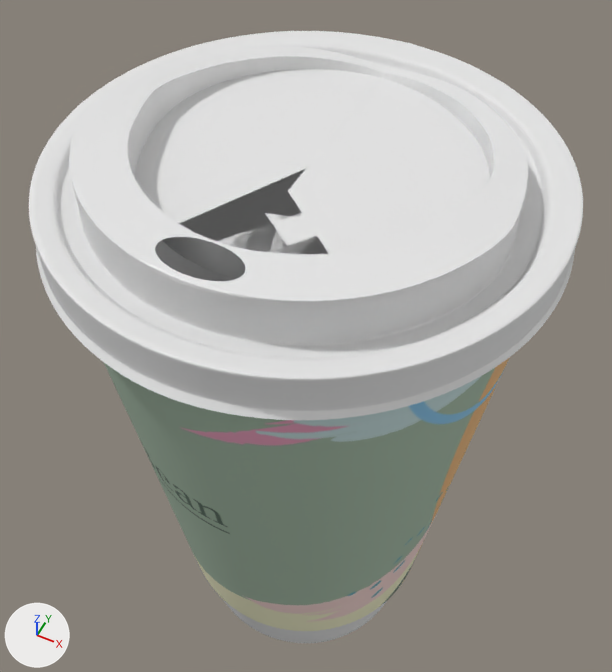
Before and after pictures for a commit that changed the glTF model threejs/DW/16oz/3d/scene.gltf.
The view is the same before and after, from a camera (50 mm lens) standing at (0.537, -1.072, 2.297) and looking at (-0.05, 0.101, 0.831). Lighting does not change. The marker at lower left points along +X, +Y and +Z. Where no turn or scale is listed for an object, it has been applied to the vertices.

Objects in the first picture: 'Circle', 'Lid'.
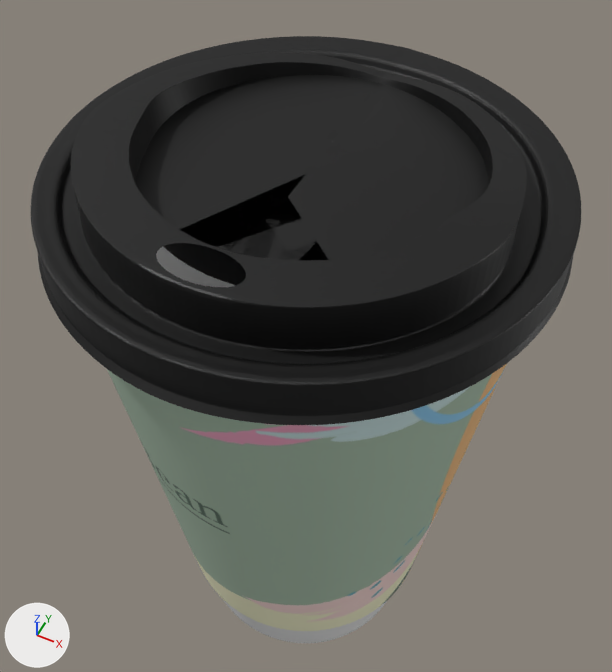
Commit message: Lid corrected in DW

Changed parts and their boxes [x1, y1, x2, y2] in the pictures (612 x 672 px):
'Lid', recoloured, moved (white to black)
    before: [29, 31, 583, 420]
    after: [31, 36, 581, 425]

Diff of the bpy script that builds the scene:
```diff
--- a/threejs/DW/16oz/3d/scene.gltf.py
+++ b/threejs/DW/16oz/3d/scene.gltf.py
@@ mat_material_001 @@
 mat_material_001 = principled_material('Material.001')
-mat_material_001.base_color = (0.8, 0.8, 0.8)  # white #e7e7e7
+mat_material_001.base_color = (0.0, 0.0, 0.0)  # black #000000
@@ ob_lid @@
 ob_lid = bpy.data.objects.new('Lid', me_circle_002)
-ob_lid.location = (0.0, 0.002, 1.321)
+ob_lid.location = (0.0, 0.002, 1.309)
```
